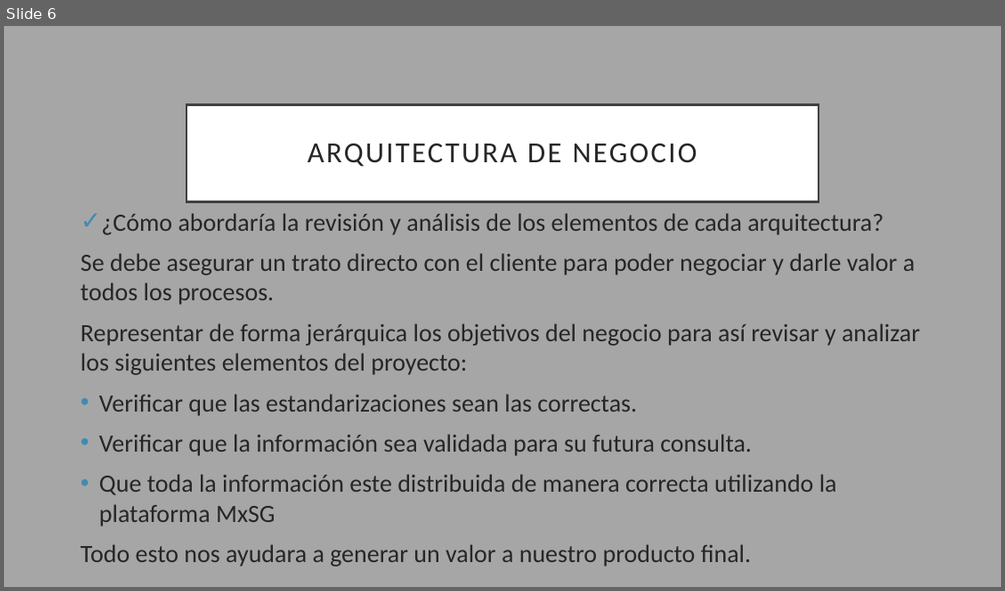
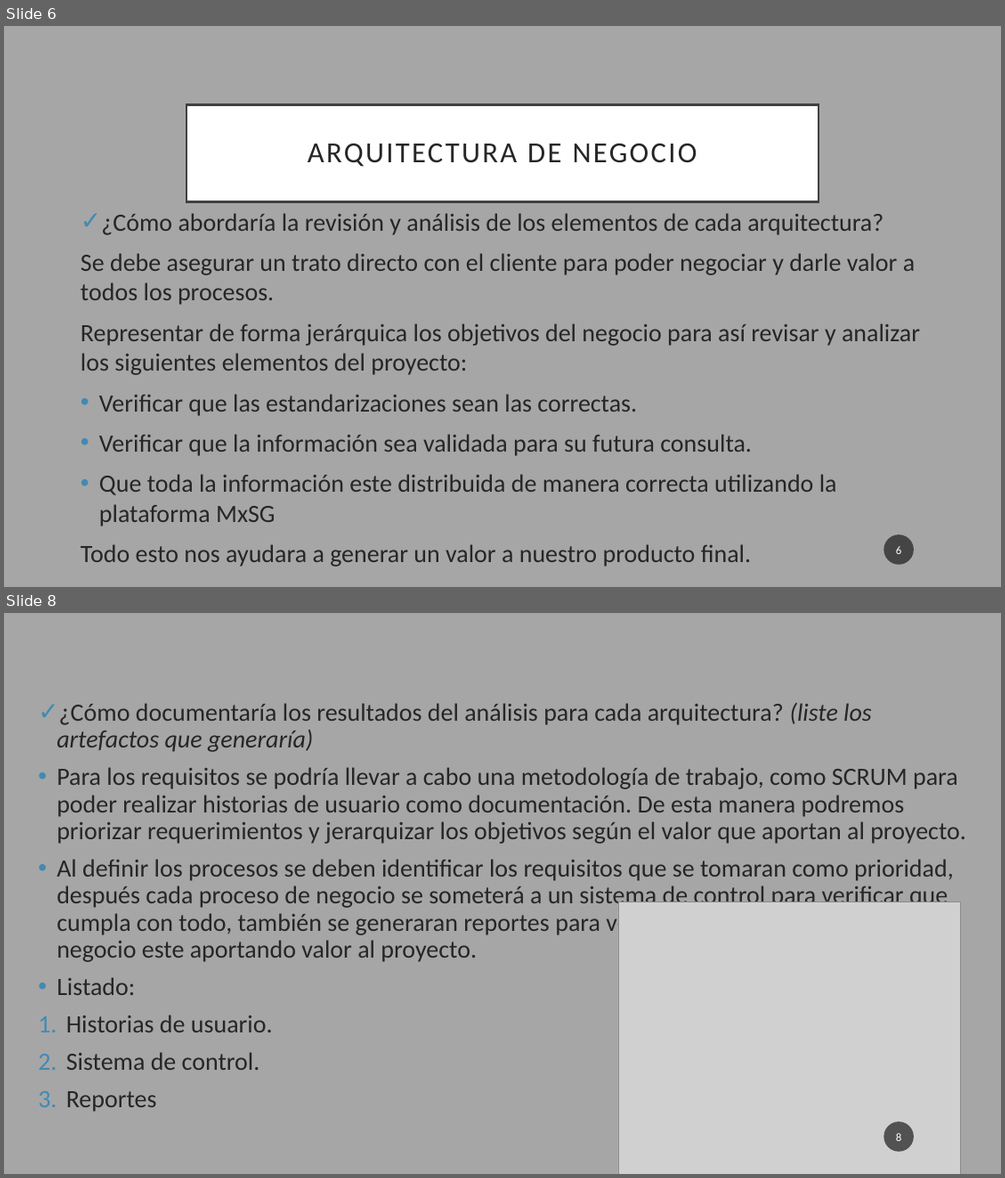
Before and after one commit to LeonelCano/Prueba1, a slide deck: Demanda 8.pptx. Shown one above the other, each under a label of ours: slide 6 before the commit, slides 6 and 8 after it; the slides between them are not shown. The pictures are 1005x591 and 1005x1178 pixels, drawn with LibreOffice and Linux fonts; fonts in the diff are those of the drawing; grey boxes stand for pictures. Boxes give left, top, right and bottom in pixels: in the first picture for what was removed or moved away, otherwise in the second. Text is boxed around its words. In the diff, an @@ line names an element or a change of style, - is before the commit and + after.

```diff
--- a/Demanda 8.pptx
+++ b/Demanda 8.pptx
@@ slide 8 added at box(4, 613, 1001, 1174), background #A6A6A6 @@
@@ text added at box(57, 703, 966, 1111), 24.1 pt, text #262626 @@
+✓ ¿Cómo documentaría los resultados del análisis para cada arquitectura? (liste los artefactos que generaría)
+• Para los requisitos se podría llevar a cabo una metodología de trabajo, como SCRUM para poder realizar historias de usuario como documentación. De esta manera podremos priorizar requerimientos y jerarquizar los objetivos según el valor que aportan al proyecto.
+• Al definir los procesos se deben identificar los requisitos que se tomaran como prioridad, después cada proceso de negocio se someterá a un sistema de control para verificar que cumpla con todo, también se generaran reportes para verificar que cada proceso de negocio este aportando valor al proyecto.
+• Listado:
+1. Historias de usuario.
+2. Sistema de control.
+3. Reportes
@@ picture added at box(618, 901, 961, 1174) @@
@@ page number added at box(884, 1121, 914, 1151), fill #1D1D1D at 70% opacity, 11 pt, text #FFFFFF @@
+8
@@ slide 6 changed as well @@
@@ page number added at box(884, 534, 914, 564), fill #1D1D1D at 70% opacity, 11 pt, text #FFFFFF @@
+6
```
Also in this commit, not shown: 1 other slide changed, 6 other slides added, 5 slides removed.
